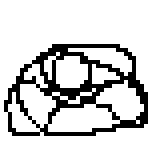
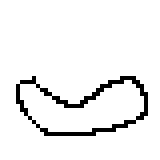
Layered file, before and after one edit (160x160). Changes by layer:
hid "Layer #2" over [52, 52, 148, 128]
hid "Layer #1" over [40, 44, 136, 92]
hid "Layer" over [4, 48, 92, 136]
